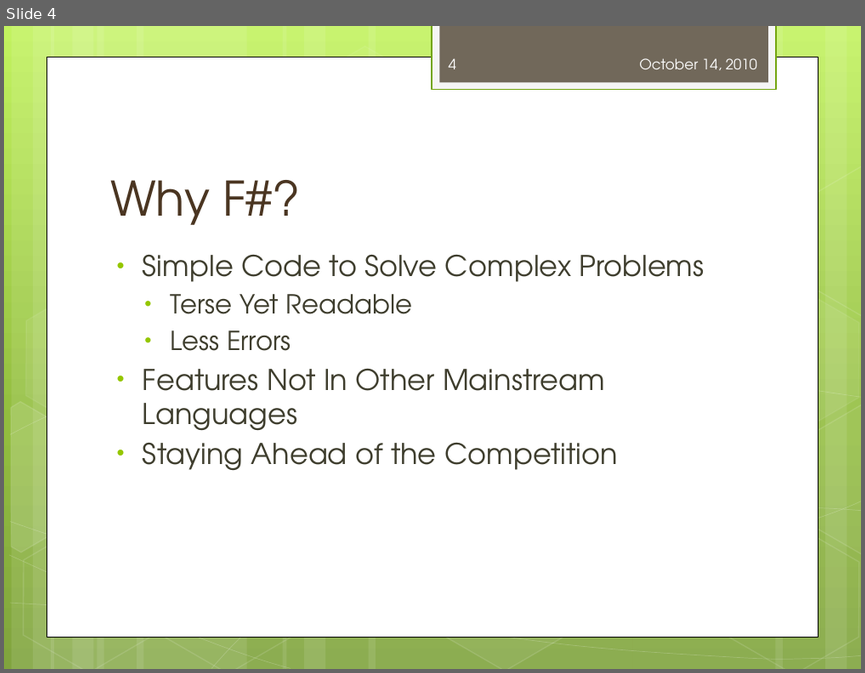
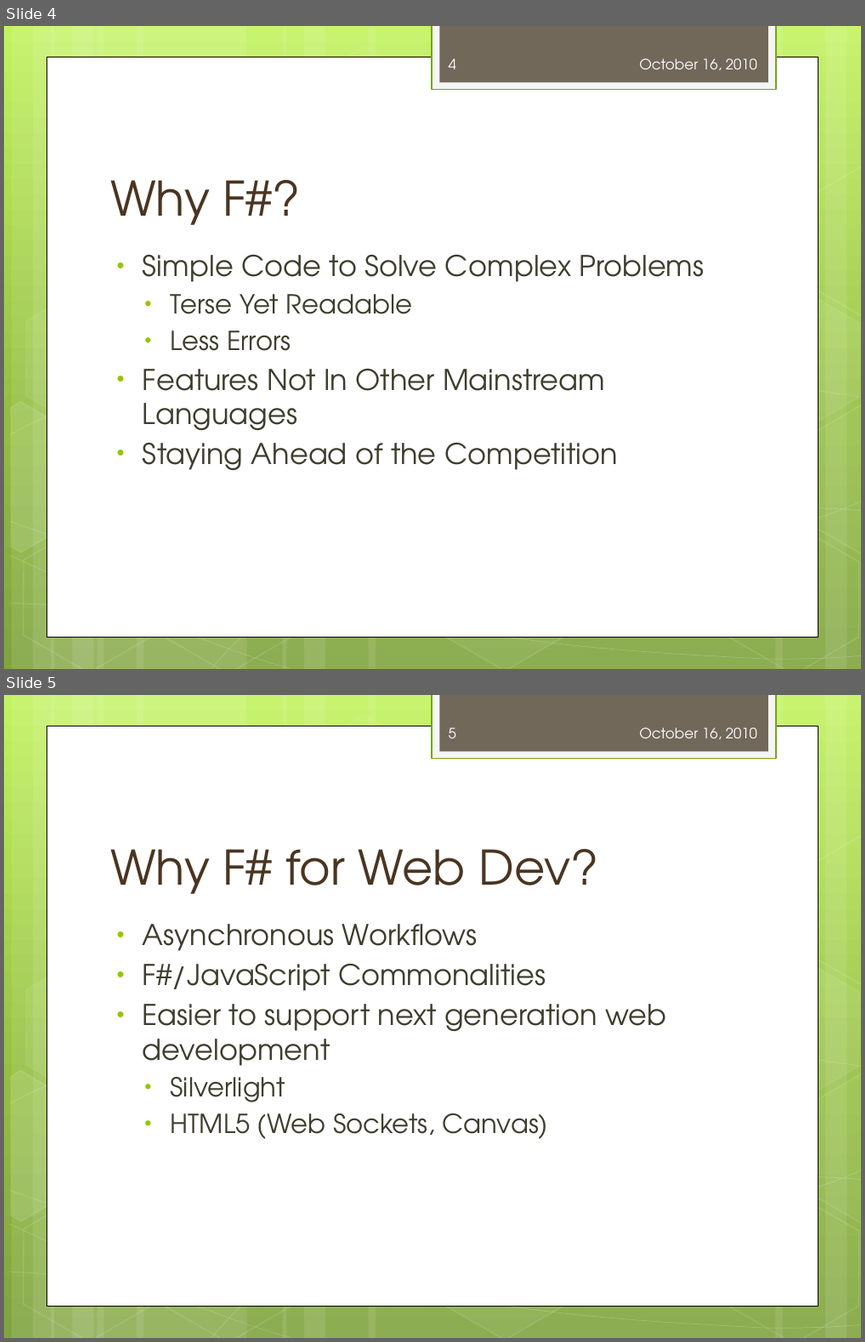
Before and after one commit to dmohl/GettingStartedWithWebDevInFSharpPresentation, a slide deck: Getting Started with F# Web Development.pptx. Shown one above the other, each under a label of ours: slide 4 before the commit, slides 4 and 5 after it. The pictures are 865x673 and 865x1342 pixels, drawn with LibreOffice and Linux fonts; fonts in the diff are those of the drawing. Boxes give left, top, right and bottom in pixels: in the first picture for what was removed or moved away, otherwise in the second. Text is boxed around its words. In the diff, an @@ line names an element or a change of style, - is before the commit and + after.

```diff
--- a/Getting Started with F# Web Development.pptx
+++ b/Getting Started with F# Web Development.pptx
@@ slide 5 added at (4,695,861,1338), background gradient #C3F35F to #93BF3F to #81A53E; not listed: 31 template elements that a slide beside it also shows @@
@@ page number added at (449,727,456,738), 12 pt, text #FEFEFE @@
+5
@@ text added at (639,727,757,739), 12 pt, text #FEFEFE @@
+October 16, 2010
@@ title added at (110,849,599,894), 40 pt, text #4A3622 @@
+Why F# for Web Dev?
@@ text added at (143,924,666,1139), 24 pt, text #3E3D2D @@
+• Asynchronous Workflows
+• F#/JavaScript Commonalities
+• Easier to support next generation web development
+  • Silverlight
+  • HTML5 (Web Sockets, Canvas)
@@ slide 4 changed as well @@
@@ text at (639,58,757,70): text changed @@
-October 14, 2010
+October 16, 2010
```
Also in this commit, not shown: 15 other slides changed.
